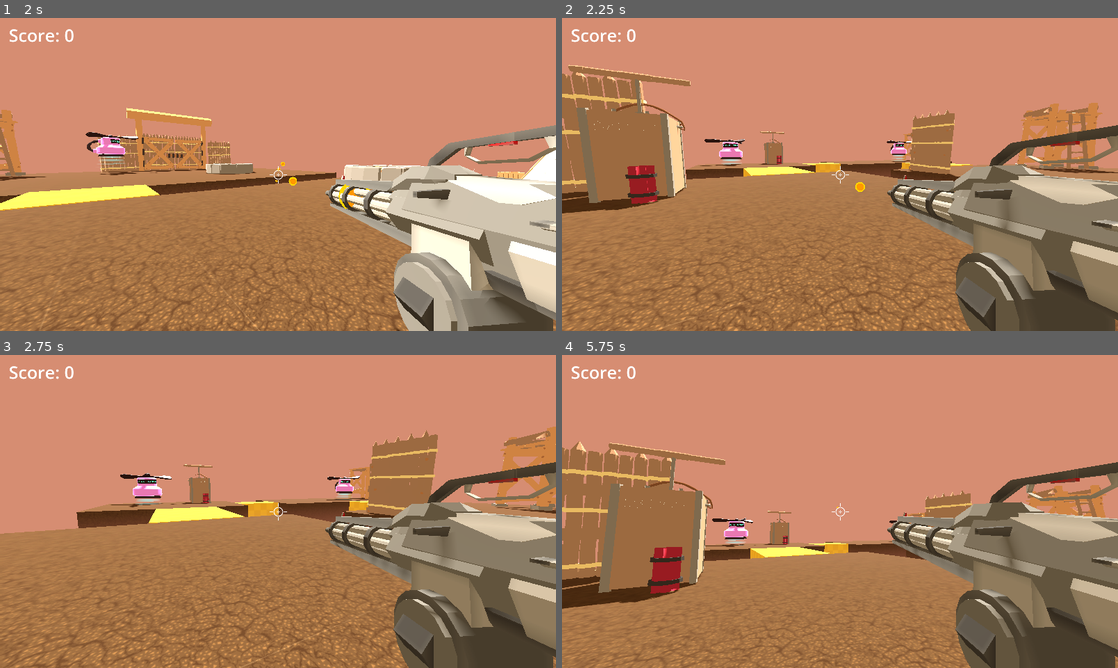
Above: before the commit, frames 1-4 (two rows, left to right).
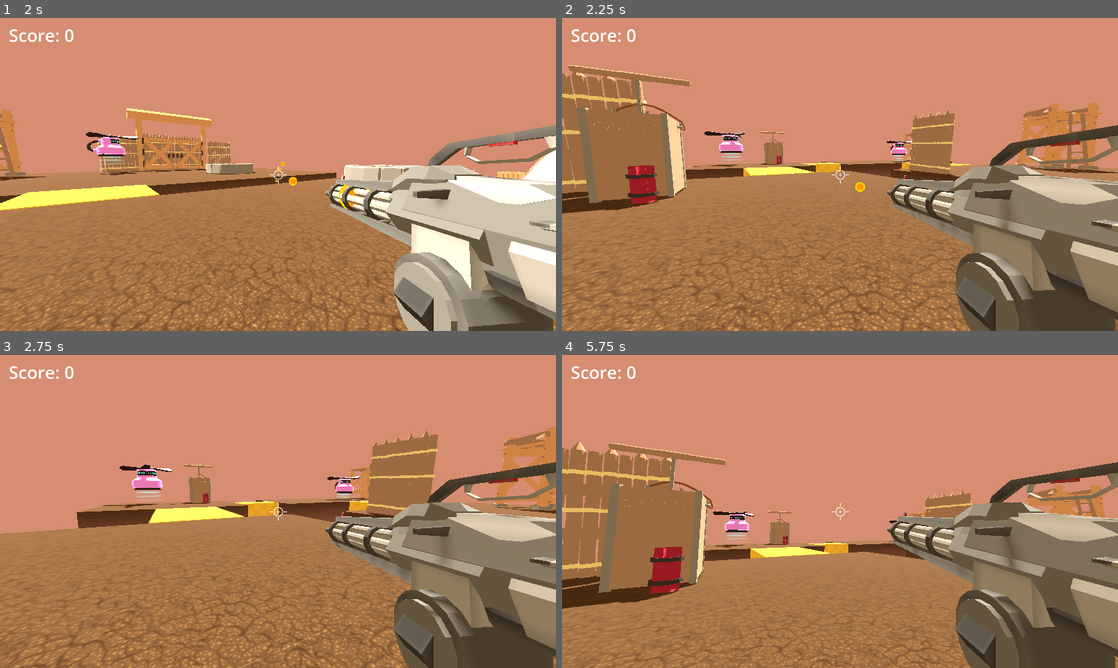
Above: after the commit, the same moments.

Repository: tanyapornsenanorit-code/3Dproject-test
Game: Godot game, scene res://menu/start_menu.tscn
Same seed, same stepped clock (60 frames per second), same inputs: the game is played once before the commit and once after it.
Inputs (mouse positions are in pixels of both pictures, inside the frame that each line leads up to):
- Up to frame 1 (2 s): click "Start" at 0.5 s; move the mouse to (305, 174) at 1.27 s; press the mouse at (305, 174) at 1.28 s; hold W (move_forward) from 1.28 s (still down); tap Space (jump) at 1.52 s
- Up to frame 2 (2.25 s): keep holding W (move_forward); move the mouse to (812, 174) at 2.02 s; release the mouse at (812, 174) at 2.03 s; click (812, 174) at 2.1 s
- Up to frame 3 (2.75 s): keep holding W (move_forward); tap Space (jump) at 2.27 s
- Up to frame 4 (5.75 s): keep holding W (move_forward); move the mouse to (851, 505) at 2.77 s; press the mouse at (851, 505) at 2.78 s; move the mouse to (834, 517) at 3.52 s; release the mouse at (834, 517) at 3.53 s; click (834, 517) at 3.6 s; tap Space (jump) at 3.77, 4.52, 5.27 s; move the mouse to (878, 514) at 4.27 s; press the mouse at (878, 514) at 4.28 s; move the mouse to (795, 508) at 5.02 s; release the mouse at (795, 508) at 5.03 s; click (795, 508) at 5.1 s

Frame 1 is identical in both runs. In frame 2, 0.4% of the frame differs, in the area x 23-33%, y 36-48%; in frame 3, 0.6%, in the area x 18-31%, y 34-49%; in frame 4, 0.4%.

Commit message:
Update game.tscn

Diff:
--- a/level/game.tscn
+++ b/level/game.tscn
@@ -85,7 +85,7 @@
 mob_to_spawn = ExtResource("4_fxr6r")
 
 [node name="MobSpawner3D3" parent="." instance=ExtResource("3_famlx")]
-transform = Transform3D(1, 0, 0, 0, 1, 0, 0, 0, 1, 10.491, -0.5, -8.5851)
+transform = Transform3D(1, 0, 0, 0, 1, 0, 0, 0, 1, 10.3056, 0.0341065, -8.54925)
 mob_to_spawn = ExtResource("4_fxr6r")
 
 [node name="world" type="Node3D" parent="."]
